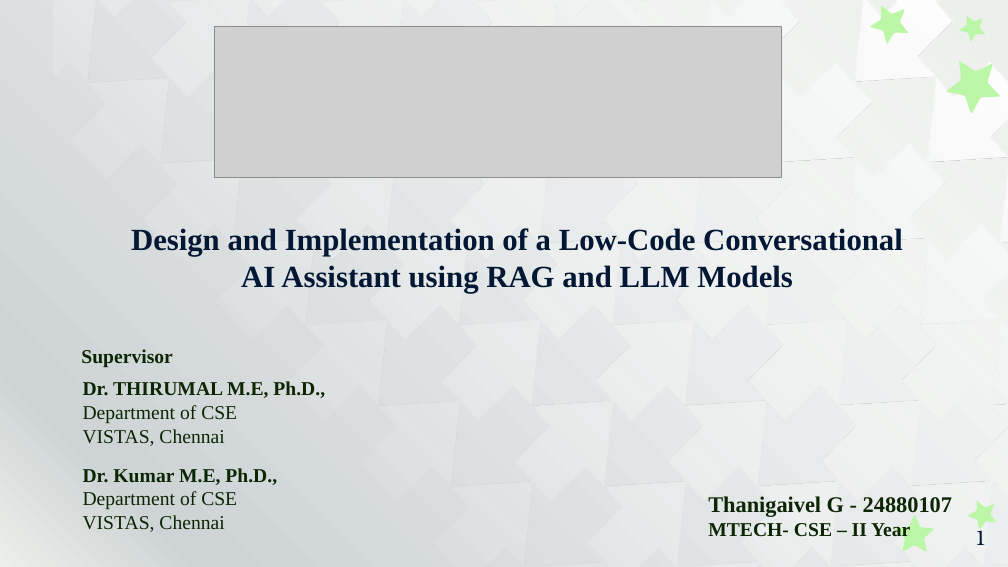
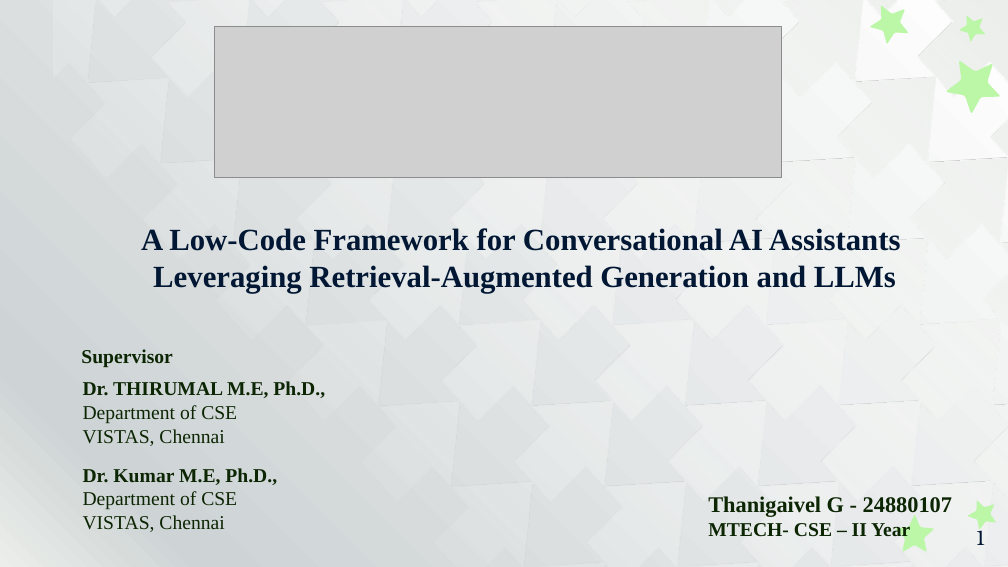
Before and after one commit to ThanigaivelGanapathi/RAG-CHATBOT, a slide deck: slide 1 of LLM Chatbot.pptx. Drawn at 1008x567 pixels with LibreOffice and Linux fonts; fonts in the diff are those of the drawing; grey boxes stand for pictures. Boxes give left, top, right and bottom in pixels: in the first picture for what was removed or moved away, otherwise in the second. Text is boxed around its words. In the diff, an @@ line names an element or a change of style, - is before the commit and + after.

```diff
--- a/LLM Chatbot.pptx
+++ b/LLM Chatbot.pptx
@@ text at (141,228,900,293): text changed @@
-Design and Implementation of a Low-Code Conversational
-AI Assistant using RAG and LLM Models
+A Low-Code Framework for Conversational AI Assistants
+Leveraging Retrieval-Augmented Generation and LLMs
```
Also in this commit, not shown: 1 slide added.
